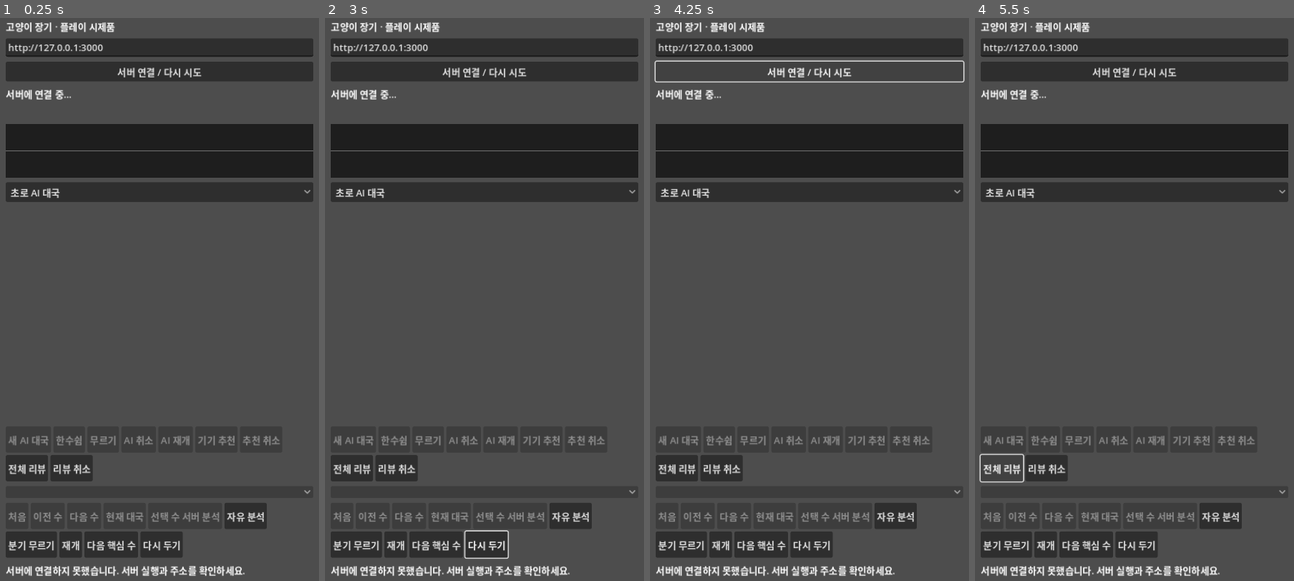
Above: before the commit, frames 1-4 (left to right).
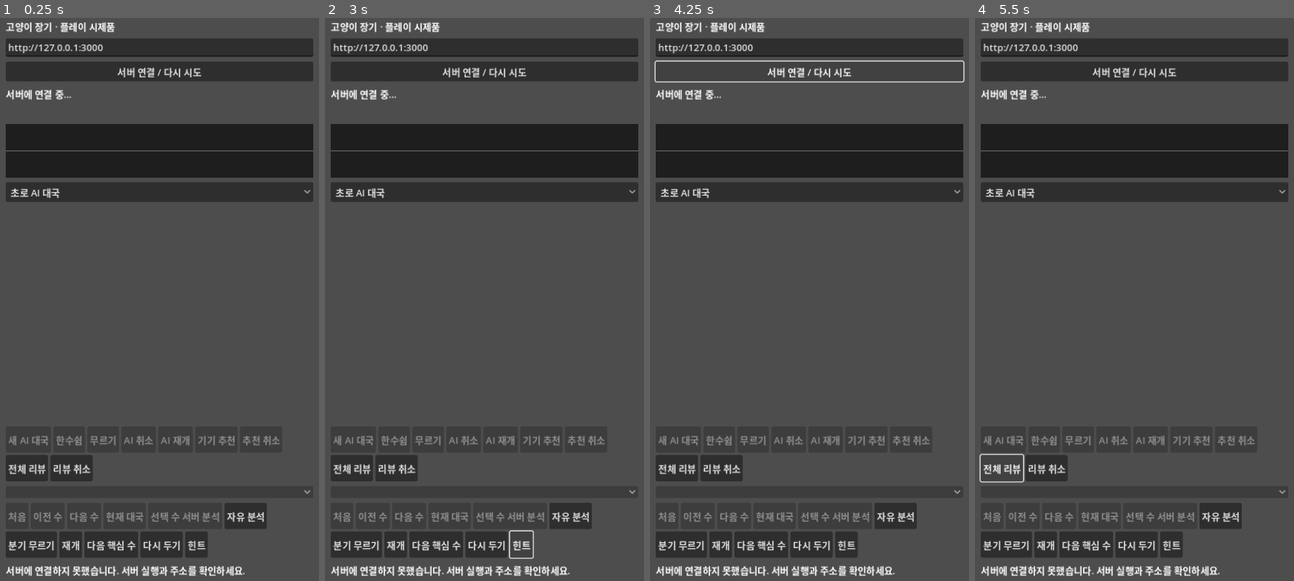
Above: after the commit, the same moments.

Repository: YU-Kangg/janggiAI
Game: Godot game, scene res://main.tscn
The game is run twice, just before and just after one commit, with the same random seed, the same clock (stepped at 60 frames per second) and the same inputs.
Inputs (mouse positions are in pixels of both pictures, inside the frame that each line leads up to):
- Up to frame 1 (0.25 s): no input
- Up to frame 2 (3 s): click "자유 분석" at 0.5 s; click "재개" at 1.25 s; click "다시 두기" at 2 s; click (522, 547) at 2.75 s, where only the run after the commit has a clickable "힌트"
- Up to frame 3 (4.25 s): click "서버 연결 / 다시 시도" at 3.5 s
- Up to frame 4 (5.5 s): click "초로 AI 대국" at 4.25 s; click "전체 리뷰" at 5 s

The runs differ from the first frame. In frame 1, 0.3% of the frame differs, in the area x 58-66%, y 91-96%; in frame 2, 0.3%; in frame 3, 0.3%; in frame 4, 0.3%.

Commit message:
feat(review): 다시 두기 단계별 힌트 추가

Diff:
--- a/godot/main.gd
+++ b/godot/main.gd
@@ -44,6 +44,8 @@
 var retry_mode := false
 var retry_review_ply := -1
 var retry_expected_move := ""
+var retry_hint_button := Button.new()
+var retry_hint_stage := 0
 var device_engine = LocalEngine.new()
 var device_recommend := Button.new()
 var device_cancel := Button.new()
@@ -146,6 +148,10 @@
 	retry_button.custom_minimum_size.y = 44
 	retry_button.pressed.connect(start_retry)
 	navigation.add_child(retry_button)
+	retry_hint_button.text = "힌트"
+	retry_hint_button.custom_minimum_size.y = 44
+	retry_hint_button.pressed.connect(show_retry_hint)
+	navigation.add_child(retry_hint_button)
 	message.autowrap_mode = TextServer.AUTOWRAP_WORD_SMART
 	column.add_child(message)
 	new_game_dialog.dialog_text = "공유 중인 현재 대국을 지우고 새 AI 대국을 시작할까요?"
@@ -335,6 +341,7 @@
 	retry_mode = false
 	retry_review_ply = -1
 	retry_expected_move = ""
+	retry_hint_stage = 0
 	start_variation_at(view_ply())
 
 func start_variation_at(base_ply: int) -> void:
@@ -353,7 +360,15 @@
 	retry_mode = true
 	retry_review_ply = view_ply()
 	retry_expected_move = str(cached.recommendedMove)
+	retry_hint_stage = 0
 	start_variation_at(retry_review_ply - 1)
+
+func show_retry_hint() -> void:
+	if pending or not retry_mode or variation.is_empty() or not variation_moves.is_empty() or retry_hint_stage >= 2:
+		return
+	retry_hint_stage += 1
+	message.text = "힌트 · 움직일 기물을 표시했습니다." if retry_hint_stage == 1 else "힌트 · 도착 칸까지 표시했습니다."
+	render_board()
 
 func play_variation_move(move: String) -> void:
 	if pending or variation.is_empty() or not variation.legalMoves.has(move):
@@ -377,6 +392,7 @@
 	retry_mode = false
 	retry_review_ply = -1
 	retry_expected_move = ""
+	retry_hint_stage = 0
 	selected = ""
 	message.text = "복기를 재개했습니다."
 	render_board()
@@ -635,6 +651,11 @@
 			if review_recommendation.size() == 2 and square == review_recommendation[0]:
 				button.modulate = Color(1, 0.78, 0.2)
 			elif review_recommendation.size() == 2 and analysis_stage == 2 and square == review_recommendation[1]:
+				button.modulate = Color(0.35, 1, 0.55)
+			var retry_hint := split_move(retry_expected_move)
+			if retry_mode and retry_hint.size() == 2 and retry_hint_stage >= 1 and square == retry_hint[0]:
+				button.modulate = Color(1, 0.78, 0.2)
+			elif retry_mode and retry_hint.size() == 2 and retry_hint_stage >= 2 and square == retry_hint[1]:
 				button.modulate = Color(0.35, 1, 0.55)
 			button.disabled = (not review.is_empty() and variation.is_empty()) or (pending and current_path != "game") or ai_turn or state.outcome.over
 			button.pressed.connect(choose.bind(square, piece))
@@ -693,3 +714,4 @@
 	variation_resume.disabled = pending or variation.is_empty()
 	next_key_move_button.disabled = pending or review.is_empty() or not variation.is_empty() or next_key_ply(view_ply()) < 0
 	retry_button.disabled = pending or review.is_empty() or not variation.is_empty() or view_ply() < 1 or cached_review_result(view_ply()).is_empty()
+	retry_hint_button.disabled = pending or not retry_mode or variation.is_empty() or not variation_moves.is_empty() or retry_hint_stage >= 2
--- a/godot/smoke.gd
+++ b/godot/smoke.gd
@@ -89,6 +89,10 @@
 	app.start_retry()
 	await wait_idle()
 	check(app.retry_mode and app.variation_start_ply == 0 and app.variation.moves.size() == 0, "retry starts before reviewed move")
+	app.show_retry_hint()
+	check(app.retry_hint_stage == 1 and app.message.text.contains("움직일 기물"), "retry source hint")
+	app.show_retry_hint()
+	check(app.retry_hint_stage == 2 and app.message.text.contains("도착 칸"), "retry destination hint")
 	app.play_variation_move(retry_move)
 	await wait_idle()
 	check(app.message.text.contains("성공") and app.variation_moves == [retry_move], "retry best-move feedback")
Not shown, changed: PROGRESS.md
Not shown, changed: godot/README.md
